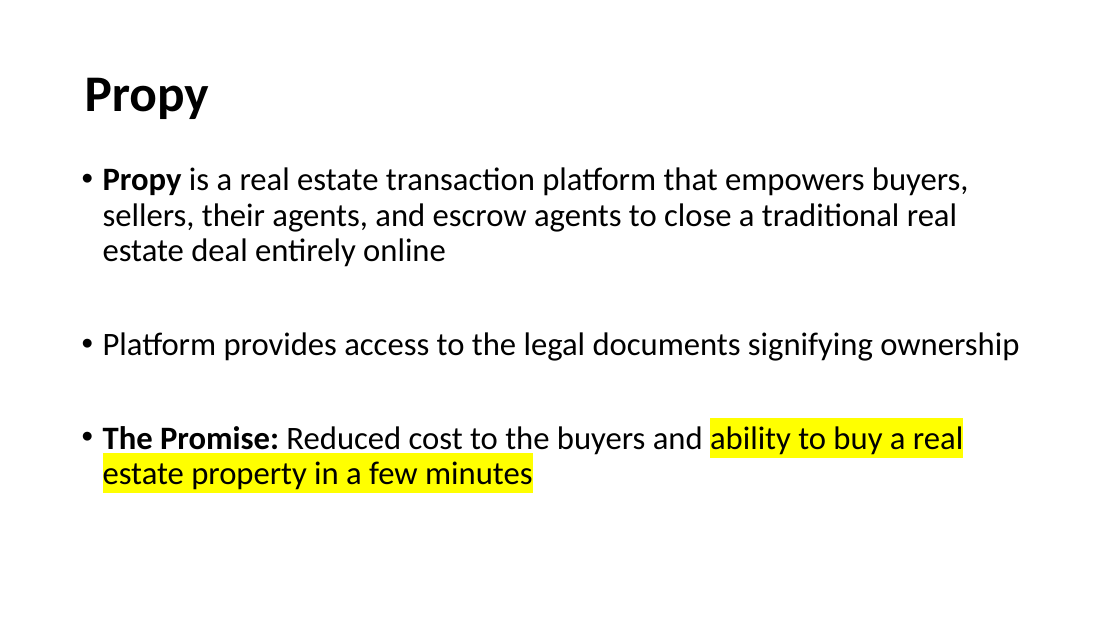
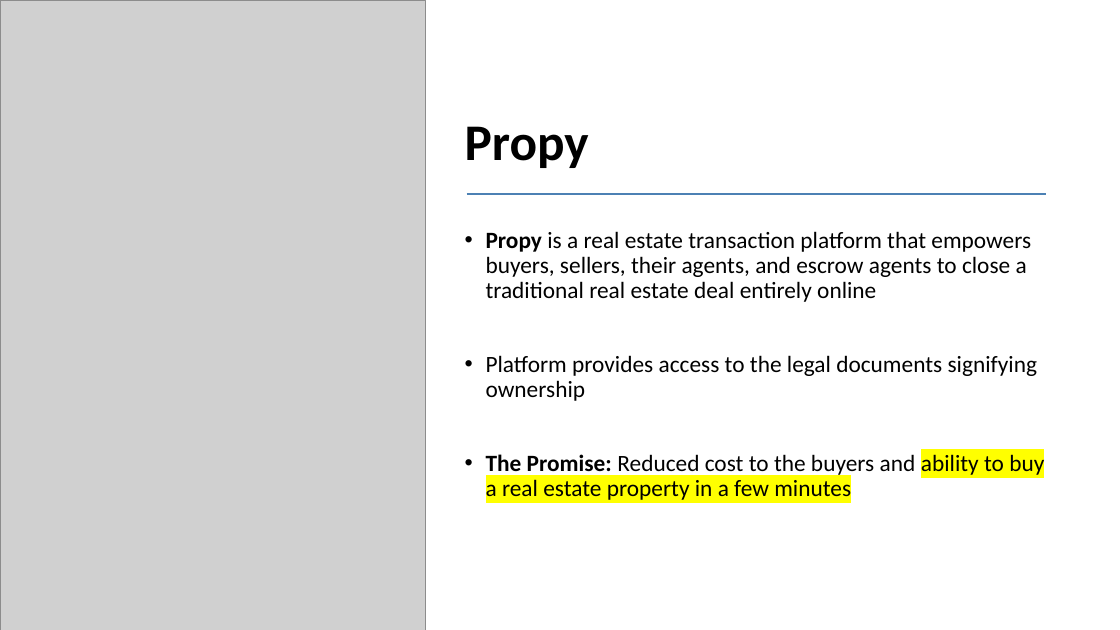
Before and after one commit to RusUsf/Blockchain_Class, a slide deck: slide 2 of Ruslan_Dubas_Presentation.pptx. Drawn at 1120x630 pixels with LibreOffice and Linux fonts; fonts in the diff are those of the drawing; grey boxes stand for pictures. Boxes give left, top, right and bottom in pixels: in the first picture for what was removed or moved away, otherwise in the second. Text is boxed around its words. In the diff, an @@ line names an element or a change of style, - is before the commit and + after.

```diff
--- a/Ruslan_Dubas_Presentation.pptx
+++ b/Ruslan_Dubas_Presentation.pptx
@@ picture added at (0,0,426,630) @@
@@ title "Propy": place and size @@
-title "Propy" at (85,77,209,119)
+title "Propy" at (465,126,589,168)
@@ title "Propy" at (465,126,589,168): vertical alignment middle to bottom @@
@@ line added from (467, 194) to (1047, 194), #4C81B4 1.5 pt @@
@@ text "Propy is a real estate ...": place and size @@
-text "Propy is a real estate ..." at (103,167,1019,490)
+text "Propy is a real estate ..." at (486,231,1044,500)
@@ text "Propy is a real estate ..." at (486,231,1044,500): size 28 to 20 pt @@
```
Also in this commit, not shown: 4 other slides changed, 2 slides added, 1 slide removed.
